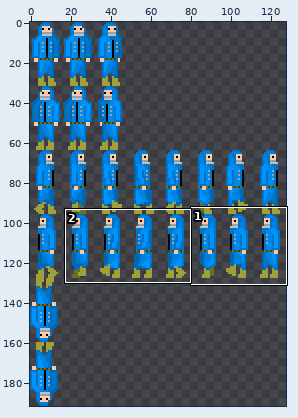
Sprite sheet: Game Engine/Resources/Sprites/Player/player.png. The first picture is a wide view before the edit; the outline marks the close-up.
Close-up. First the earlier version:
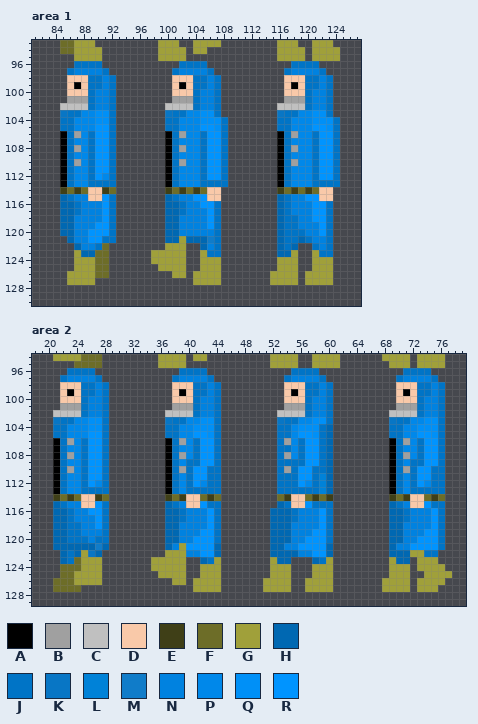
The file is 128x192 pixels. Colours within 5 levels of each other are drawn and written as one. Shown: area 1: x 81..127, y 93..130; area 2: x 18..79, y 94..129.
Palette (. is transparent): A #000000  B #a0a0a0  C #c0c0c0  D #f9c9a9  E #3f3f17  F #6d6d28  G #a0a03a  H #0068b2  J #0074c6  K #0876c5  L #0082d8  M #107cc9  N #0082e0  P #0088ea  Q #0090f7  R #0094ff
Pixels before, area 1, first column x 85:
 93 FFGGG.........GGG..GGGG........GGG..GGG.
 94 FFGGGG........GGGG.GG..........GGGG.GGGG
 95 ..GGGG........GGGG.............GGGG.GGGG
 96 ..JJJJ...........JJJJ............JJJJ...
 97 .JNNNNJ.........JNNNNJ..........JNNNNJ..
 98 .DDDJJNJ........DDDJJNJ.........DDDJJNJ.
 99 .DADJJNJ........DADJJNJ.........DADJJNJ.
100 .DDDJNNJ........DDDJNNJ.........DDDJNNJ.
101 .BBBJNNJ........BBBJNNJ.........BBBJNNJ.
102 CCCCJNNJ.......CCCCJNNJ........CCCCJNNJ.
103 KJJPPQQJ.......KJJPPQQJ........KJJPPQQJ.
104 JJPPPQQJ.......JJPPPQQQJ.......JJPPPQQQJ
105 JJPPPRRJ.......JJPPPRRQJ.......JJPPPRRQJ
106 AJBPJRRJ.......AJBPPJRRJ.......AJBPPJRRJ
107 AJPPJRRJ.......AJPPPJRRJ.......AJPPPJRRJ
108 AJBPJRRJ.......AJBPPJRRJ.......AJBPPJRRJ
109 AJPPJRRJ.......AJPPPJRRJ.......AJPPPJRRJ
110 AJBPJRRJ.......AJBPPJRRJ.......AJBPPJRRJ
111 AJPPJRRJ.......AJPPPJRRJ.......AJPPPJRRJ
112 AJPPJRPJ.......AJPPPJRRJ.......AJPPPJRRJ
113 AJPPJJJJ.......AJPPPJJJJ.......AJPPPJJJJ
114 EFEFDDEF.......EFEFEFDD........EFEFEFDD.
115 HJNNDDRJ.......HJNNRRDD........HJNNRRDD.
116 HHJNNNRJ.......HHJNNRRJ........HJNNNRRJ.
117 HHJNNNRJ.......HHJNNNRJ........HJNNNRRJ.
118 HHNNNNRJ.......HHNNNNRJ........HJJNNRRJ.
119 HHNNNRRJ.......HHNNNNRJ........HJJNNNRJ.
120 HHNNRRRJ.......HHNNNNNJ........HJJJNNRJ.
121 .HNNRRJJ.......HHGHHHMJ........HJJHJNNJ.
122 ..HNNJF........GGG..HNJ........HJH..JNJ.
123 ..GHHFF......GGGGG..GJJ........HHG..GJJ.
124 ..GGGFF......GGGGG..GGG........GGG..GGG.
125 ..GGGFF.......GGGG..GGG........GGG..GGG.
126 .GGGGFF.........GG.GGGG.......GGGG.GGGG.
127 .GGGG..............GGGG.......GGGG.GGGG.
Pixels before, area 2, first column x 21:
 94 GGGGFFF........GGGG.GG.........GGGG..GGGG......GGGG.GGGG.
 95 ...FFFF........GGGG............GGGG..GGGG.......GGG.GGGG.
 96 ..JJJJ............JJJJ............JJJJ............JJJJ...
 97 .JNNNNJ..........JNNNNJ..........JNNNNJ..........JNNNNJ..
 98 .DDDJJNJ.........DDDJJNJ.........DDDJJNJ.........DDDJJNJ.
 99 .DADJJNJ.........DADJJNJ.........DADJJNJ.........DADJJNJ.
100 .DDDJNNJ.........DDDJNNJ.........DDDJNNJ.........DDDJNNJ.
101 .BBBJNNJ.........BBBJNNJ.........BBBJNNJ.........BBBJNNJ.
102 CCCCJNNJ........CCCCJNNJ........CCCCJNNJ........CCCCJNNJ.
103 KJJPPQQJ........KJJPPQQJ........KJJPPQQJ........KJJPPQQJ.
104 JJPPPQQJ........JJPPQQQJ........JJPQQQJH........JJPPQQQJ.
105 JJPPPRRJ........JJPPRRQJ........JJPRRQJH........JJPPRRQJ.
106 AJBPJRRJ........AJBPJRRJ........JBPJRRJH........AJBPJRRJ.
107 AJPPJRRJ........AJPPJRRJ........JJPJRRJH........AJPPJRRJ.
108 AJBPJRRJ........AJBPJRRJ........JBPJRRJH........AJBPJRRJ.
109 AJPPJRRJ........AJPJJRRJ........JJJJRRJH........AJPJJRRJ.
110 AJBPJRRJ........AJBJRRJJ........JBJRRJJH........AJBJRRJJ.
111 AJPPJRRJ........AJPJRRJJ........JJJRRJLH........AJPJRRJJ.
112 AJPPJRPJ........AJPJRPJJ........JJJRPJLH........AJPJRPJJ.
113 AJPPJJJJ........AJPJJJJJ........JJJJJJLH........AJPJJJJJ.
114 EFEFDDEF........EFEDDFEF........FEDDFEFE........EFEDDFEF.
115 HJNNDDRJ........HJNDDRJJ........HJDDRJJJ........HJNDDRJJ.
116 HHJNNRRJ........HHJNNNRJ.......HHHJNNNRJ........HHJNNNRJ.
117 HHJNNNRJ........HHJNNNRJ.......HHHJNNNRJ........HHJNNNRJ.
118 HHJJNNRJ........HHNNNNRJ.......HHHNNNNRJ........HHNNNNRJ.
119 HHJJNNNJ........HHNNNRRJ.......HHHNNNRRJ........HHNNNRRJ.
120 HHJJJNJJ........HHNNRRRJ.......HHHNNRRRJ........HHNNRRRJ.
121 HHHHHHMH........HNGRRRRH.......HHNNRRRRH........HNNRRRRJ.
122 .HJHGKH.........GGGNNRRH.......HHHHNNRRH........HHHGGJJ..
123 .HJFGGG.......GGGGG..HJG.......GHH...HJG........GHH.GGG..
124 .FFFGGG.......GGGGG..GGG.......GGG...GGG........GGG.GGGG.
125 .FFGGGG........GGGG..GGG.......GGG...GGG........GGG..GGGG
126 FFFGGGG..........GG.GGGG......GGGG..GGGG.......GGGG.GGGG.
127 FFFF................GGGG......GGGG..GGGG.......GGGG.GGG..
And afterwards:
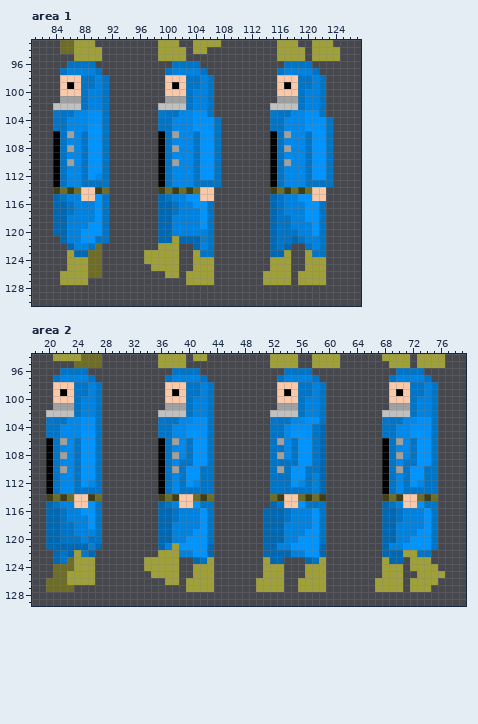
The exact change:
Changed rows in their new state; - is an unchanged pixel.
Area 1:
first column x 84:
 96 --J---.----------J---.-----------J---.---
 97 -JN---J.--------JN---J.---------JN---J.--
 98 -D--J-NJ.-------D--J-NJ.--------D--J-NJ.-
 99 -DADJ-NJ.-------DADJ-NJ.--------DADJ-NJ.-
100 -D--JN-J.-------D--JN-J.--------D--JN-J.-
101 -B--JN-J.-------B--JN-J.--------B--JN-J.-
102 C---JN-J.------C---JN-J.-------C---JN-J.-
103 KJ-P-Q-J.------KJ-P-Q-J.-------KJ-P-Q-J.-
104 J-P--Q-J.------J-P--Q--J.------J-P--Q--J.
105 J-P--R-J.------J-P--R-QJ.------J-P--R-QJ.
106 AJBPJR-J.------AJBP-JR-J.------AJBP-JR-J.
107 AJP-JR-J.------AJP--JR-J.------AJP--JR-J.
108 AJBPJR-J.------AJBP-JR-J.------AJBP-JR-J.
109 AJP-JR-J.------AJP--JR-J.------AJP--JR-J.
110 AJBPJR-J.------AJBP-JR-J.------AJBP-JR-J.
111 AJP-JR-J.------AJP--JR-J.------AJP--JR-J.
112 AJP-JRPJ.------AJP--JR-J.------AJP--JR-J.
113 AJP-J---.------AJP--J---.------AJP--J---.
114 EFEFD-EF.------EFEFEFD-.-------EFEFEFD-.-
115 HJN-D-RJ.------HJN-R-D-.-------HJN-R-D-.-
116 H-JN--RJ.------H-JN-R-J.-------HJN--R-J.-
117 H-JN--RJ.------H-JN--RJ.-------HJN--R-J.-
118 H-N---RJ.------H-N---RJ.-------HJ-N-R-J.-
119 H-N--R-J.------H-N---RJ.-------HJ-N--RJ.-
120 H-N-R--J.------H-N----J.-------HJ--N-RJ.-
121 -HN-R-J-.------H-GH--MJ.-------HJ-HJN-J.-
122 --HN-JF.-------G--.-HNJ.-------HJH.-JNJ.-
123 --GH-F-.-----G----.-GJ-.-------H-G.-GJ-.-
124 --G--F-.-----G----.-G--.-------G--.-G--.-
125 --G--F-.------G---.-G--.-------G--.-G--.-
126 -G---F-.--------G-.G---.------G---.G---.-
127 -G---.-------------G---.------G---.G---.-
Area 2:
first column x 20:
 96 --J---.-----------J---.-----------J---.-----------J---.---
 97 -JN---J.---------JN---J.---------JN---J.---------JN---J.--
 98 -D--J-NJ.--------D--J-NJ.--------D--J-NJ.--------D--J-NJ.-
 99 -DADJ-NJ.--------DADJ-NJ.--------DADJ-NJ.--------DADJ-NJ.-
100 -D--JN-J.--------D--JN-J.--------D--JN-J.--------D--JN-J.-
101 -B--JN-J.--------B--JN-J.--------B--JN-J.--------B--JN-J.-
102 C---JN-J.-------C---JN-J.-------C---JN-J.-------C---JN-J.-
103 KJ-P-Q-J.-------KJ-P-Q-J.-------KJ-P-Q-J.-------KJ-P-Q-J.-
104 J-P--Q-J.-------J-P-Q--J.-------J-PQ--JH.-------J-P-Q--J.-
105 J-P--R-J.-------J-P-R-QJ.-------J-PR-QJH.-------J-P-R-QJ.-
106 AJBPJR-J.-------AJBPJR-J.-------JBPJR-JH.-------AJBPJR-J.-
107 AJP-JR-J.-------AJP-JR-J.-------J-PJR-JH.-------AJP-JR-J.-
108 AJBPJR-J.-------AJBPJR-J.-------JBPJR-JH.-------AJBPJR-J.-
109 AJP-JR-J.-------AJPJ-R-J.-------J---R-JH.-------AJPJ-R-J.-
110 AJBPJR-J.-------AJBJR-J-.-------JBJR-J-H.-------AJBJR-J-.-
111 AJP-JR-J.-------AJPJR-J-.-------J--R-JLH.-------AJPJR-J-.-
112 AJP-JRPJ.-------AJPJRPJ-.-------J--RPJLH.-------AJPJRPJ-.-
113 AJP-J---.-------AJPJ----.-------J-----LH.-------AJPJ----.-
114 EFEFD-EF.-------EFED-FEF.-------FED-FEFE.-------EFED-FEF.-
115 HJN-D-RJ.-------HJND-RJ-.-------HJD-RJ--.-------HJND-RJ-.-
116 H-JN-R-J.-------H-JN--RJ.------H--JN--RJ.-------H-JN--RJ.-
117 H-JN--RJ.-------H-JN--RJ.------H--JN--RJ.-------H-JN--RJ.-
118 H-J-N-RJ.-------H-N---RJ.------H--N---RJ.-------H-N---RJ.-
119 H-J-N--J.-------H-N--R-J.------H--N--R-J.-------H-N--R-J.-
120 H-J--NJ-.-------H-N-R--J.------H--N-R--J.-------H-N-R--J.-
121 H-----MH.-------HNGR---H.------H-N-R---H.-------HN-R---J.-
122 -HJHGKH.--------G--N-R-H.------H---N-R-H.-------H--G-J-.--
123 -HJFG--.------G----.-HJG.------GH-.--HJG.-------GH-.G--.--
124 -F--G--.------G----.-G--.------G--.--G--.-------G--.G---.-
125 -F-G---.-------G---.-G--.------G--.--G--.-------G--.-G---.
126 F--G---.---------G-.G---.-----G---.-G---.------G---.G---.-
127 F---.---------------G---.-----G---.-G---.------G---.G--.--
Changed places in both close-ups, as pixel boxes (x1, y1, x2, y2):
changed: (53, 61, 116, 285)
changed: (144, 61, 228, 285)
changed: (263, 61, 340, 285)
changed: (46, 368, 109, 592)
changed: (144, 368, 221, 592)
changed: (256, 368, 333, 592)
changed: (375, 368, 452, 592)
